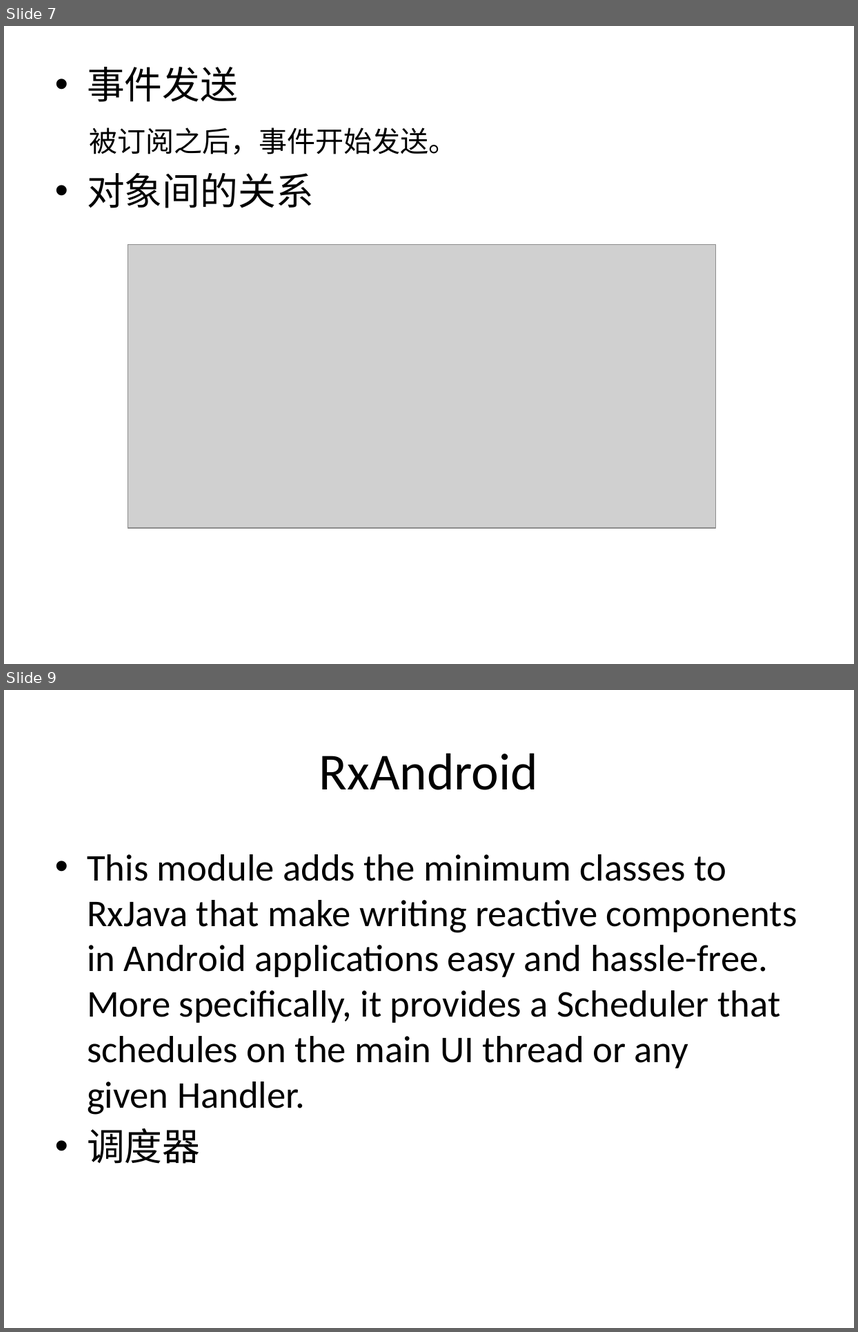
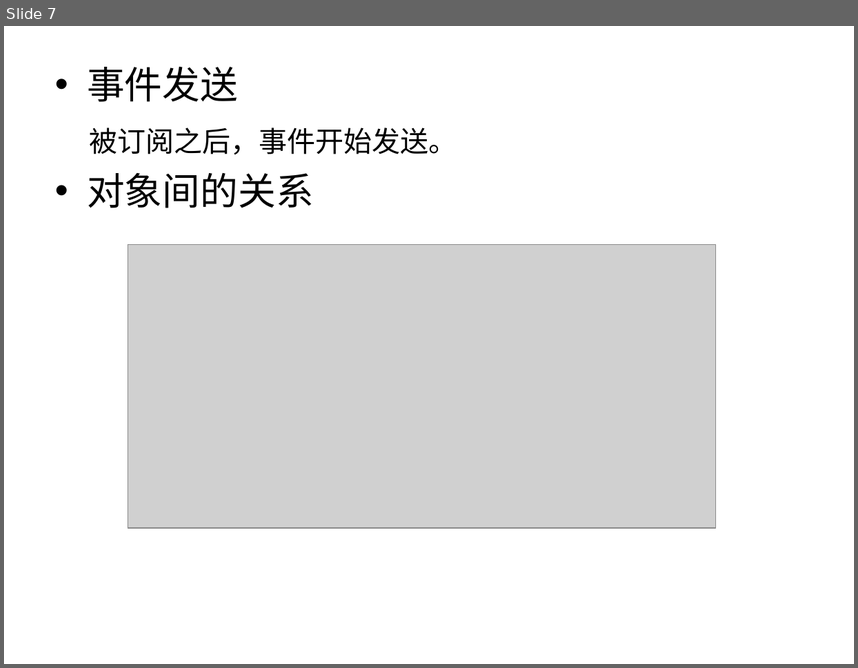
Before and after one commit to YongHuiLuo/TinyEasyView, a slide deck: RxJava 简介.pptx. Shown one above the other, each under a label of ours: slides 7 and 9 before the commit, slide 7 after it; the slides between them are not shown. The pictures are 858x1332 and 858x668 pixels, drawn with LibreOffice and Linux fonts; fonts in the diff are those of the drawing; grey boxes stand for pictures. Boxes give left, top, right and bottom in pixels: in the first picture for what was removed or moved away, otherwise in the second. Text is boxed around its words. In the diff, an @@ line names an element or a change of style, - is before the commit and + after.

Commit message:
scheduler multi example

```diff
--- a/RxJava 简介.pptx
+++ b/RxJava 简介.pptx
@@ slide 9 removed at (4,690,854,1328), background #FFFFFF @@
@@ title removed at (319,753,538,790) @@
-RxAndroid
@@ text removed at (87,854,797,1163) @@
-• This module adds the minimum classes to RxJava that make writing reactive components in Android applications easy and hassle-free. More specifically, it provides a Scheduler that schedules on the main UI thread or any given Handler.
-• 调度器
```
Also in this commit, not shown: 10 slides changed, 4 slides added, 4 other files.
